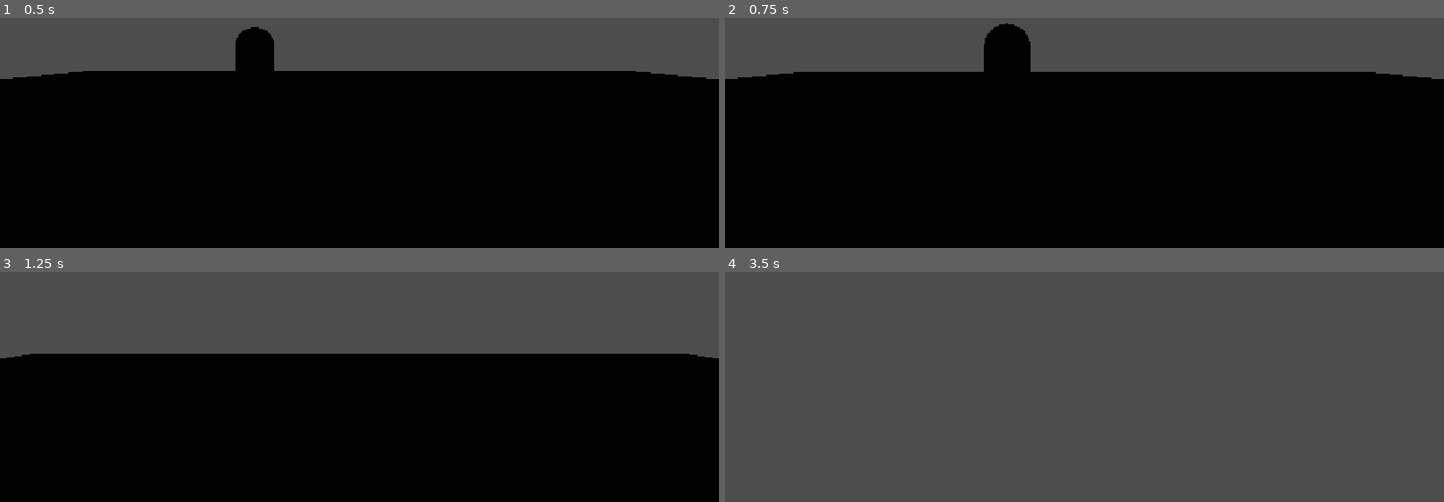
Above: before the commit, frames 1-4 (two rows, left to right).
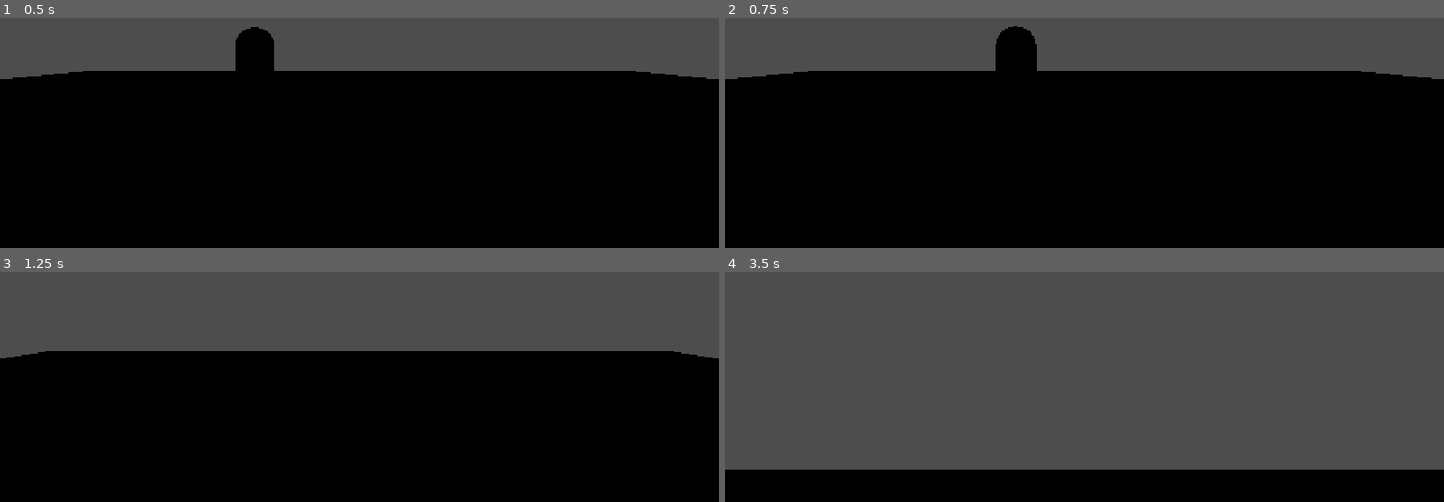
Above: after the commit, the same moments.

Repository: alejo000111/ParcialDesarrolloVideojuegos
Game: Godot game, scene res://Nivel.tscn
Same seed, same stepped clock (60 frames per second), same inputs: the game is played once before the commit and once after it.
Inputs (mouse positions are in pixels of both pictures, inside the frame that each line leads up to):
- Up to frame 1 (0.5 s): no input
- Up to frame 2 (0.75 s): move the mouse to (1120, 43) at 0.52 s; hold W (move_up) from 0.53 s (still down); hold E (accion) from 0.53 s (still down)
- Up to frame 3 (1.25 s): keep holding W (move_up); keep holding E (accion); tap Space (saltar) at 0.77 s
- Up to frame 4 (3.5 s): keep holding W (move_up); move the mouse to (1048, 301) at 1.27 s; release E (accion) at 1.28 s; tap E (accion) at 1.35, 2.85 s; tap Space (saltar) at 1.52, 3.02 s; tap Enter at 2 s; move the mouse to (1098, 292) at 2.02 s; hold E (accion) 2.03-2.78 s; move the mouse to (1077, 306) at 2.77 s

Frame 1 is identical in both runs. In frame 2, 0.8% of the frame differs, in the area x 11-89%, y 2-24%; in frame 3, 1.0%; in frame 4, 14%, in the area x 0-100%, y 85-100%.

Commit message:
Punto 3: Agregar aceleración y fricción progresiva con el move_toward (punto 3)

Diff:
--- a/Assets/jugador.gd
+++ b/Assets/jugador.gd
@@ -4,6 +4,10 @@
 @export var speed: float = 4.0
 ## Agregar salto fuerza jugador
 @export var jump_velocity: float = 4.5
+## Aceleración progresiva al moverse (punto 3)
+@export var aceleracion: float = 12.0
+## Fricción progresiva al frenar (punto 3)
+@export var friccion: float = 16.0
 ## Cámara que define qué es "adelante". Si se deja vacía se usa la activa.
 @export var camara: Camera3D
 
@@ -24,8 +28,12 @@
 
 	# TODO (Tarea 3): esto asigna la velocidad DE GOLPE. Reemplazar por
 	# move_toward con aceleración y fricción, como en la Sesión 9.
-	velocity.x = direction.x * speed
-	velocity.z = direction.z * speed
+	if direction:
+		velocity.x = move_toward(velocity.x, direction.x * speed, aceleracion * delta)
+		velocity.z = move_toward(velocity.z, direction.z * speed, aceleracion * delta)
+	else:
+		velocity.x= move_toward(velocity.x, 0.0, friccion * delta)
+		velocity.z = move_toward(velocity.z, 0.0, friccion * delta)
 
 	# TODO (Tarea 2): falta la función de salto completa. Todavía no hay
 	# gravedad ni velocity.y en absoluto — por eso caminar funciona bien
